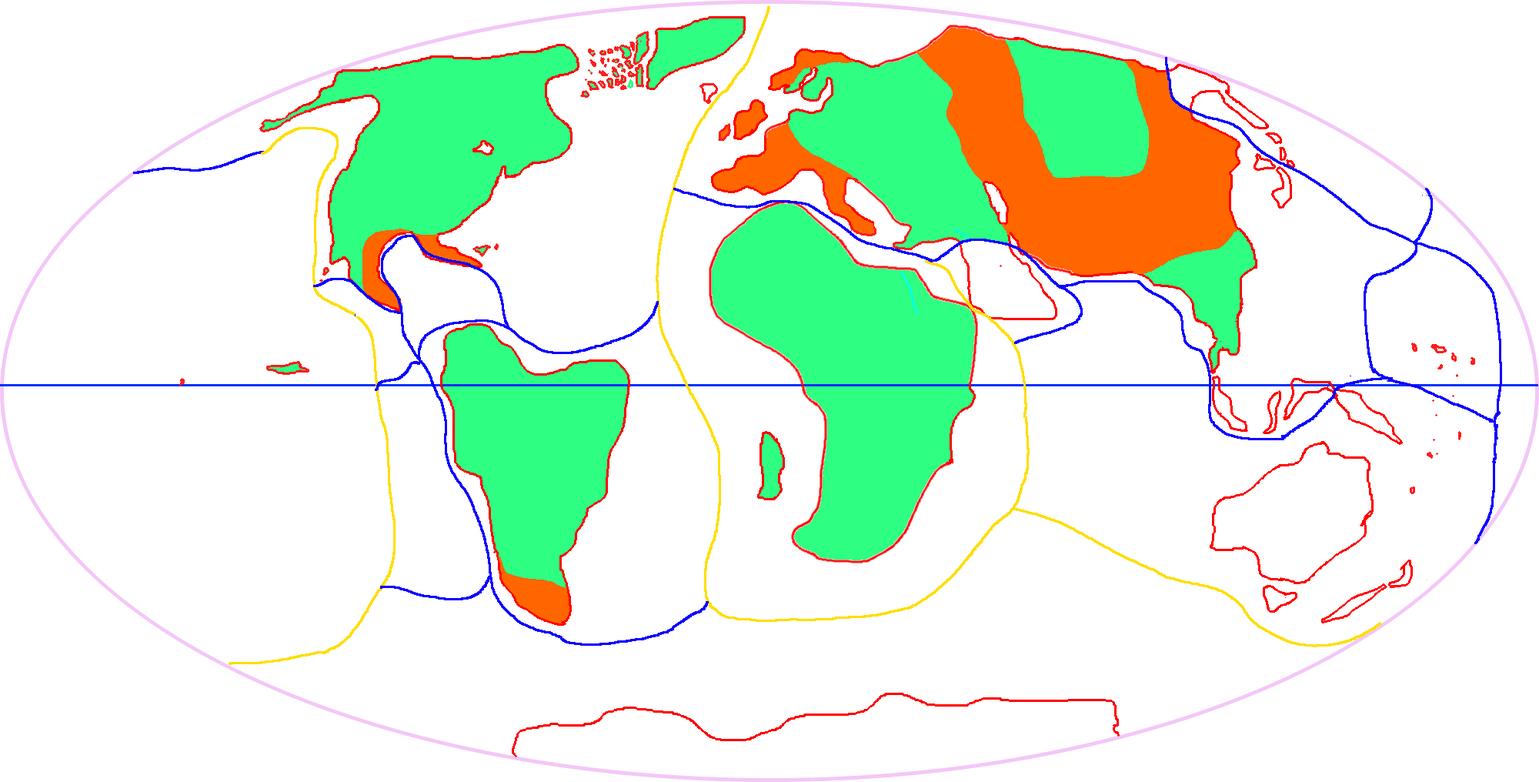
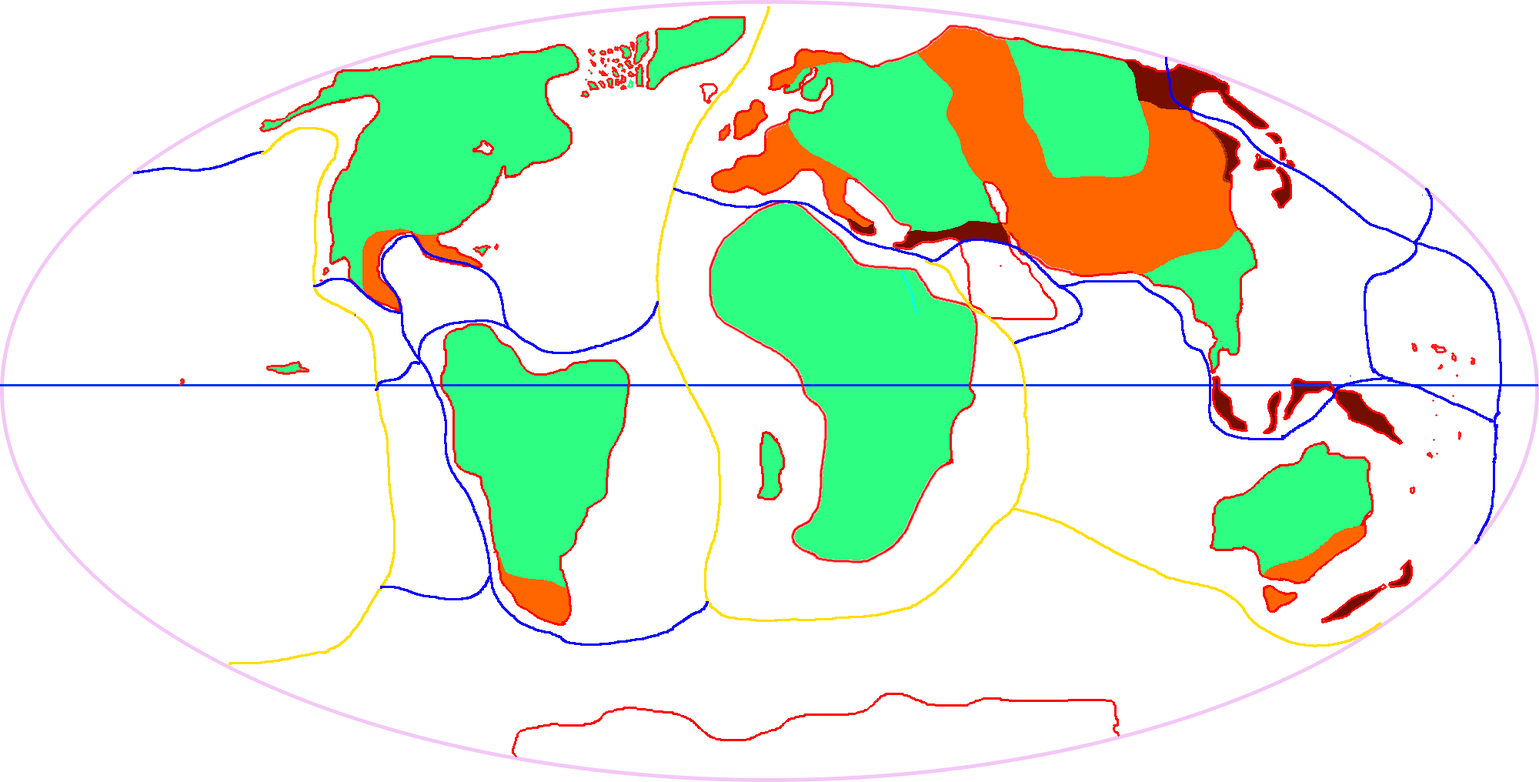
The second 1539px x 782px image is a revision of the first. Changes to its layers:
painted on "Ground" over [848, 60, 1411, 621]
